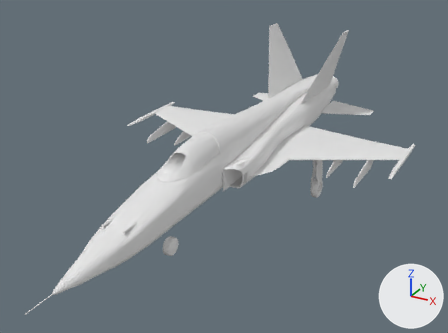
The Blender file Assets/Models/F-6EX.blend, before and after one commit.
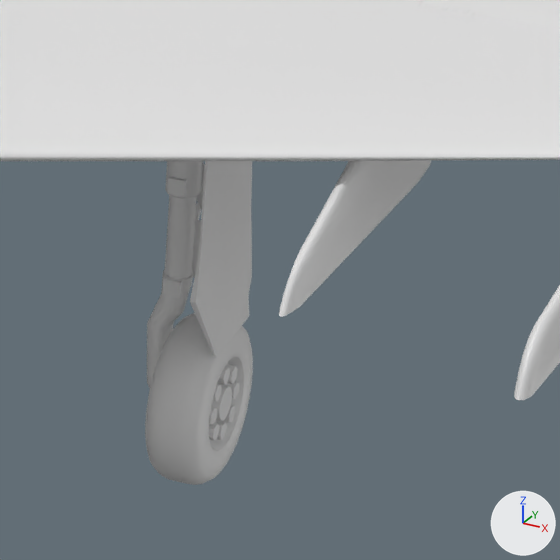
The first picture shows the older version from a 50 mm camera at (2.47, -4.55, 2.12) aimed at (0.01, -0.08, -0.11). The close-ups show both versions on the part from 66% to 80% of the width and 43% to 62% of the height of that picture; other places that the commit changed are outside them. Arrows for +X, +Y and +Z are at lower right; the lights stay in place.

In view in the first close-up: 'AileronL', 'Body', 'Cube', 'Cylinder.002', 'Cylinder.004', 'GearDoorOuterL', 'Pylon2', 'WheelL'.
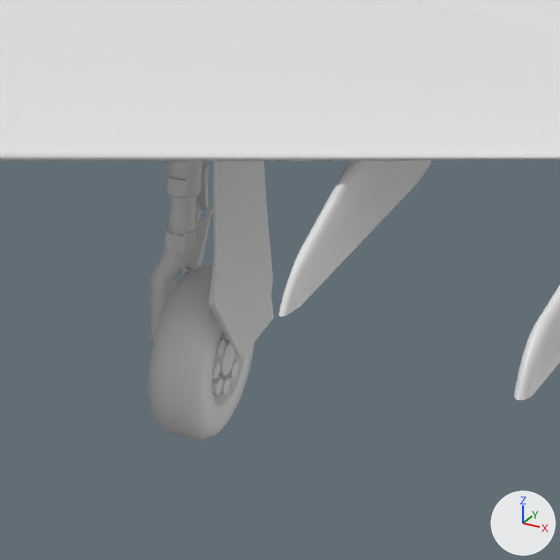
Changed parts and their boxes [x1, y1, x2, y2] in the close-ups (560 x 560 px):
'WheelL', moved
    before: [145, 313, 253, 485]
    after: [148, 266, 254, 440]
'GearDoorOuterL', turned
    before: [190, 161, 252, 357]
    after: [209, 161, 274, 359]
'Cylinder.004', moved
    before: [147, 195, 197, 388]
    after: [150, 195, 197, 343]

The change, as a list of edits to the scene's bpy script:
```text
Change ob_geardoorouterl:
    ob_geardoorouterl.rotation_euler: (1.571, -0.0873, 0.0) -> (1.571, -0.175, 0.0)  # degrees (90, -5, 0) -> degrees (90, -10, 0)
Change ob_cylinder_004:
    ob_cylinder_004.location: (0.275, 0.746, -0.0996) -> (0.331, 0.747, -0.0996)
```
